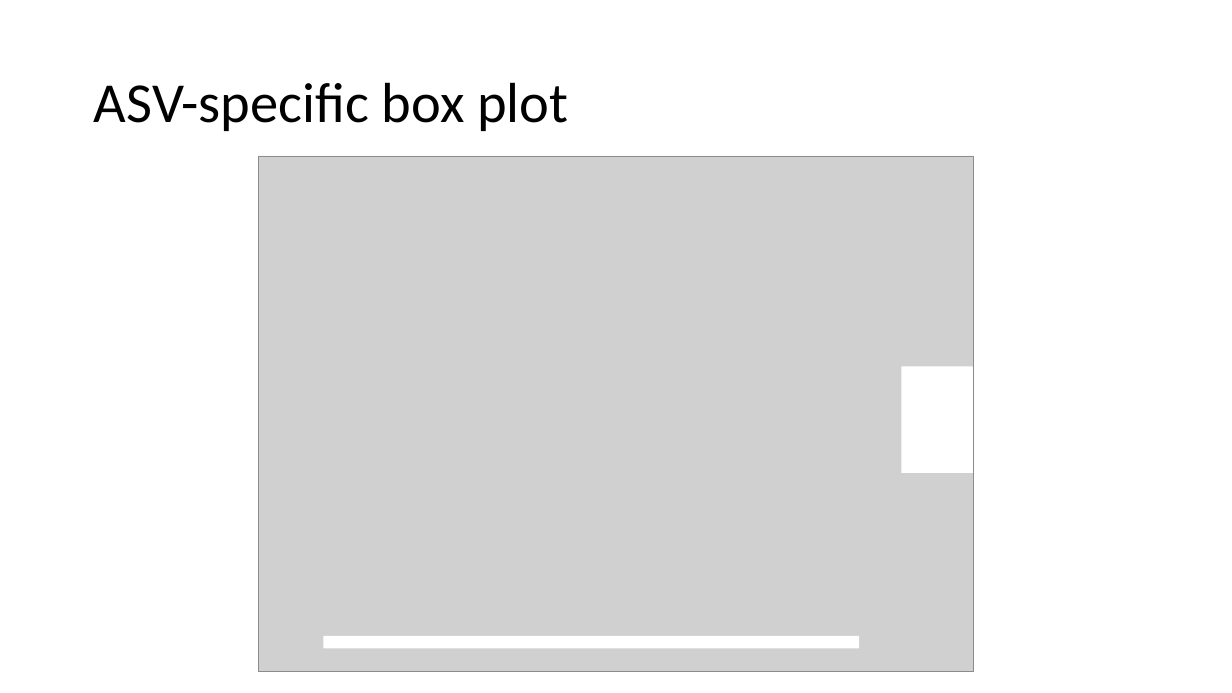
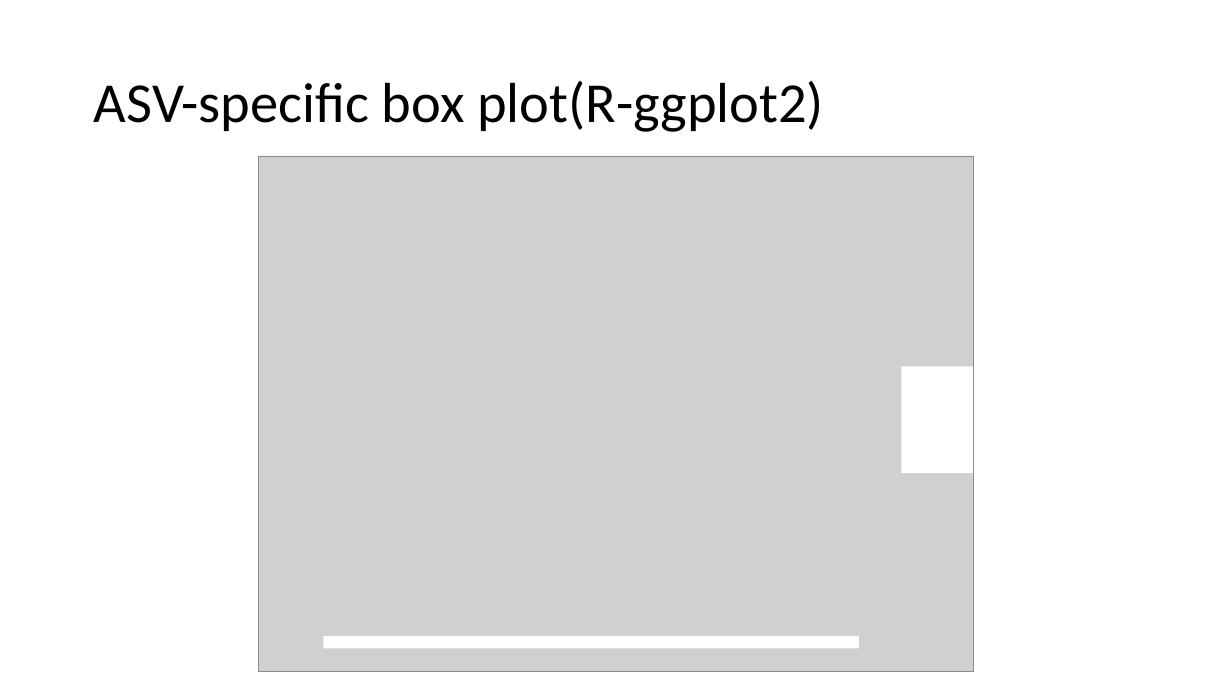
Before and after one commit to EmoryIntegratedComputationalCore/Methods, a slide deck: slide 13 of DataVisualizationMenu.pptx. Drawn at 1232x693 pixels with LibreOffice and Linux fonts; fonts in the diff are those of the drawing; grey boxes stand for pictures. Boxes give left, top, right and bottom in pixels: in the first picture for what was removed or moved away, otherwise in the second. Text is boxed around its words. In the diff, an @@ line names an element or a change of style, - is before the commit and + after.

```diff
--- a/DataVisualizationMenu.pptx
+++ b/DataVisualizationMenu.pptx
@@ title at <box>94,81,824,132</box>: text changed @@
-ASV-specific box plot
+ASV-specific box plot(R-ggplot2)
```
Also in this commit, not shown: 8 other slides changed, 1 slide removed, 1 other file.
